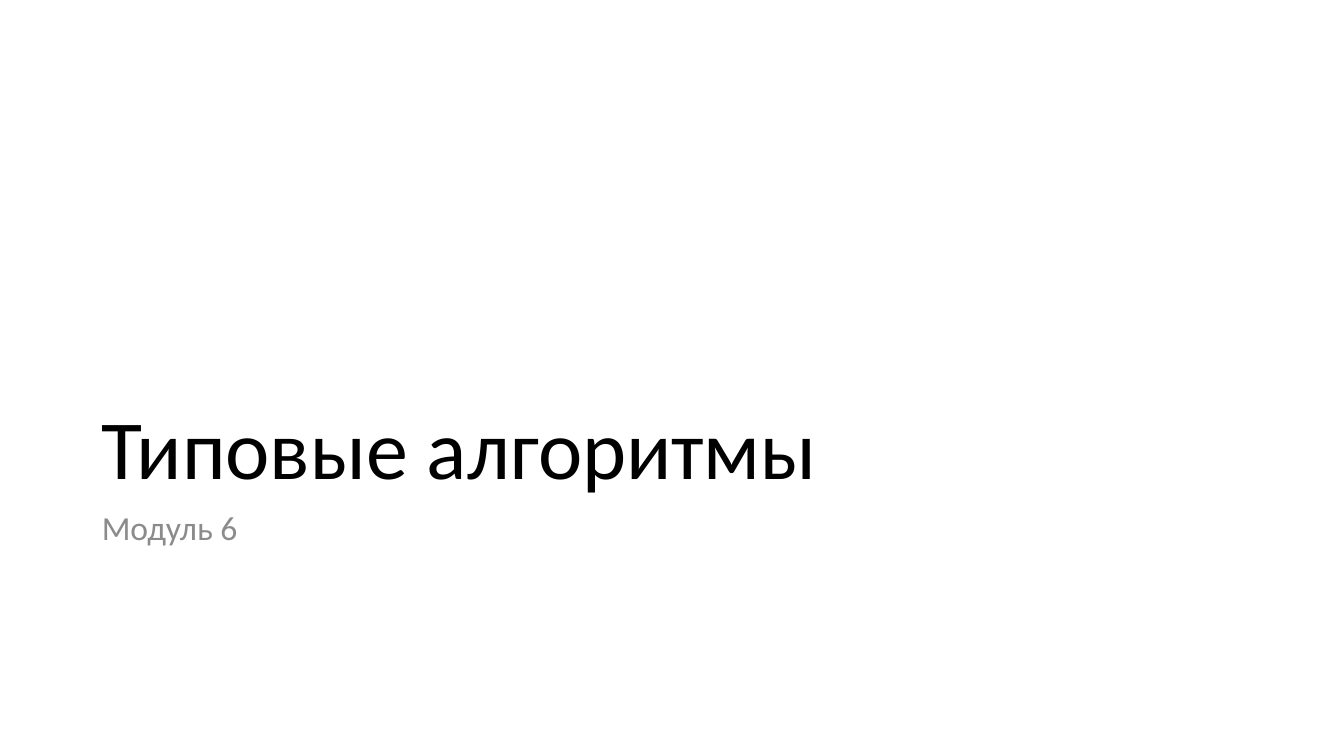
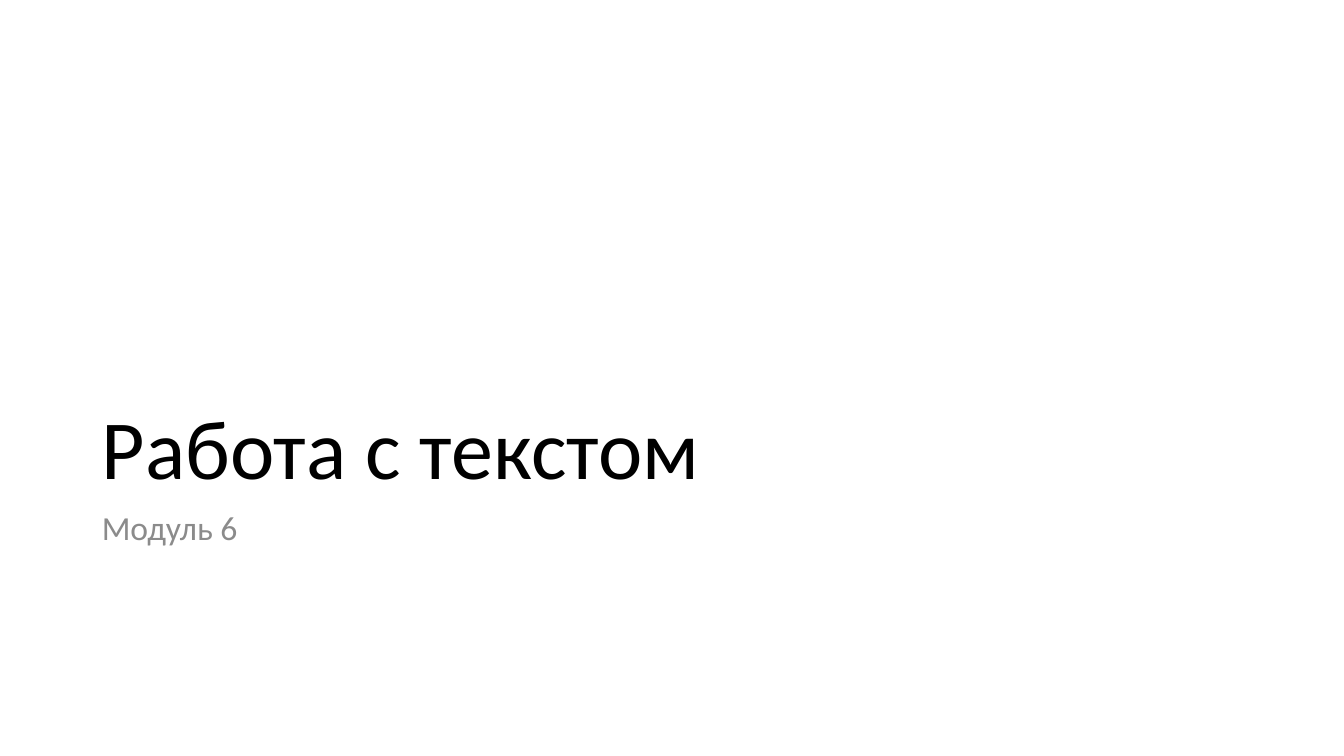
Before and after one commit to paveltsytovich/telegram-course, a slide deck: slide 87 of Presentation/Разработка ботов для телеграмм на Python.pptx. Drawn at 1344x756 pixels with LibreOffice and Linux fonts; fonts in the diff are those of the drawing. Boxes give left, top, right and bottom in pixels: in the first picture for what was removed or moved away, otherwise in the second. Text is boxed around its words. In the diff, an @@ line names an element or a change of style, - is before the commit and + after.

```diff
--- a/Presentation/Разработка ботов для телеграмм на Python.pptx
+++ b/Presentation/Разработка ботов для телеграмм на Python.pptx
@@ title at [102,422,700,480]: text changed @@
-Типовые алгоритмы
+Работа с текстом
```
Also in this commit, not shown: 1 slide added, 1 slide removed.
